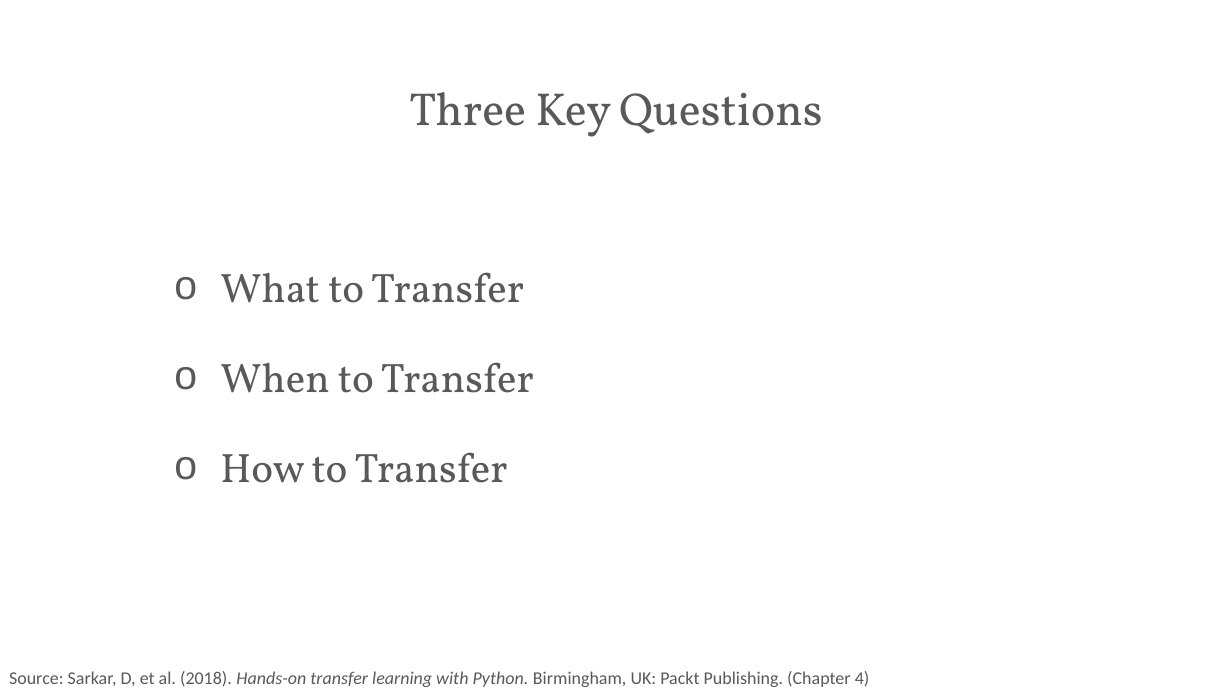
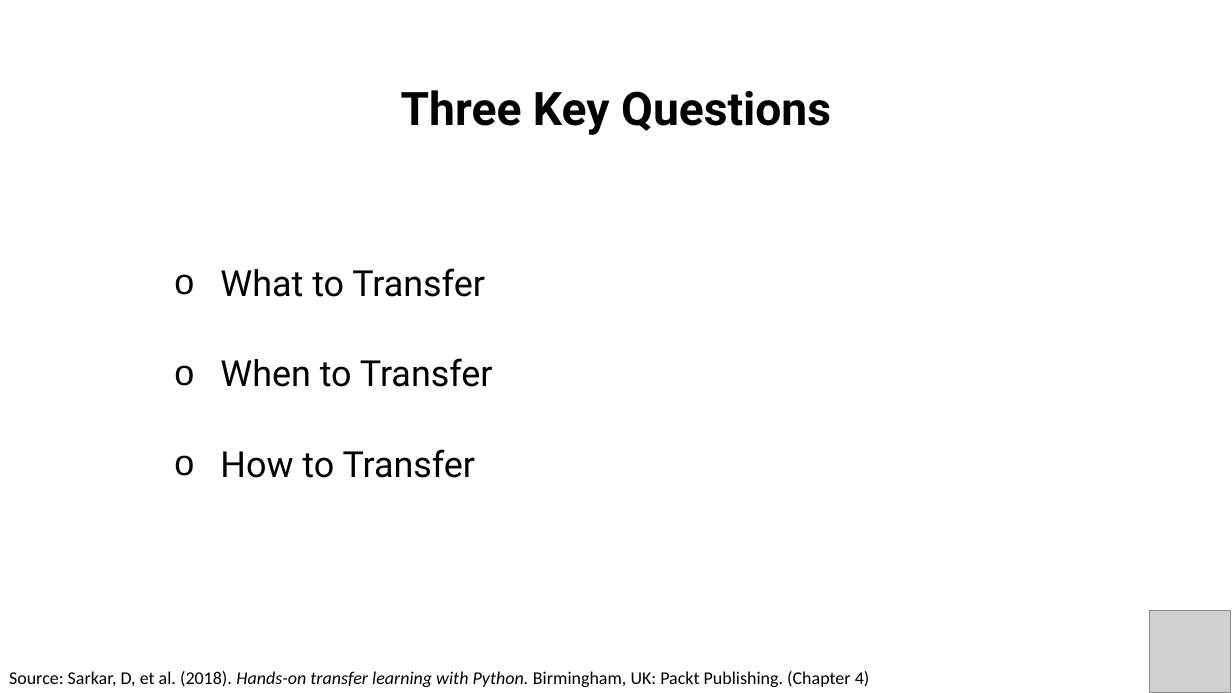
Before and after one commit to PracticumAI/transfer, a slide deck: slide 5 of presentations/02_transfer_learn.pptx. Drawn at 1232x693 pixels with LibreOffice and Linux fonts; fonts in the diff are those of the drawing; grey boxes stand for pictures. Boxes give left, top, right and bottom in pixels: in the first picture for what was removed or moved away, otherwise in the second. Text is boxed around its words. In the diff, an @@ line names an element or a change of style, - is before the commit and + after.

Commit message:
Updated transfer_learn.pptx to new visual standards.

```diff
--- a/presentations/02_transfer_learn.pptx
+++ b/presentations/02_transfer_learn.pptx
@@ background #FFFFFF to #FFFFFF at 90% opacity @@
@@ title "Three Key Questions" at (401, 90, 831, 135): font Vollkorn to Roboto, text colour #595959 to #000000, bold on @@
@@ size 32 to 28 pt, font Vollkorn to Roboto, text colour #595959 to #000000 in 3 elements at (220, 449, 476, 478), (220, 268, 485, 297), (220, 358, 493, 387) @@
@@ picture added at (1150, 611, 1231, 693) @@
@@ text "Source: Sarkar, D, et al. ..." at (9, 671, 870, 687): text colour #595959 to #000000 @@
```
Also in this commit, not shown: 14 other slides changed.
